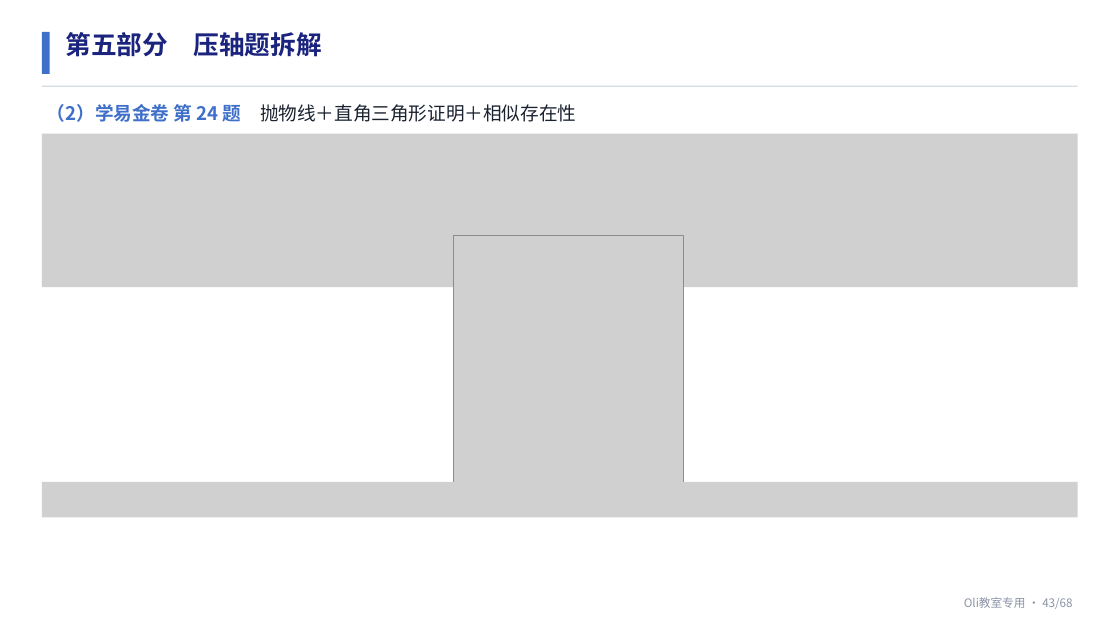
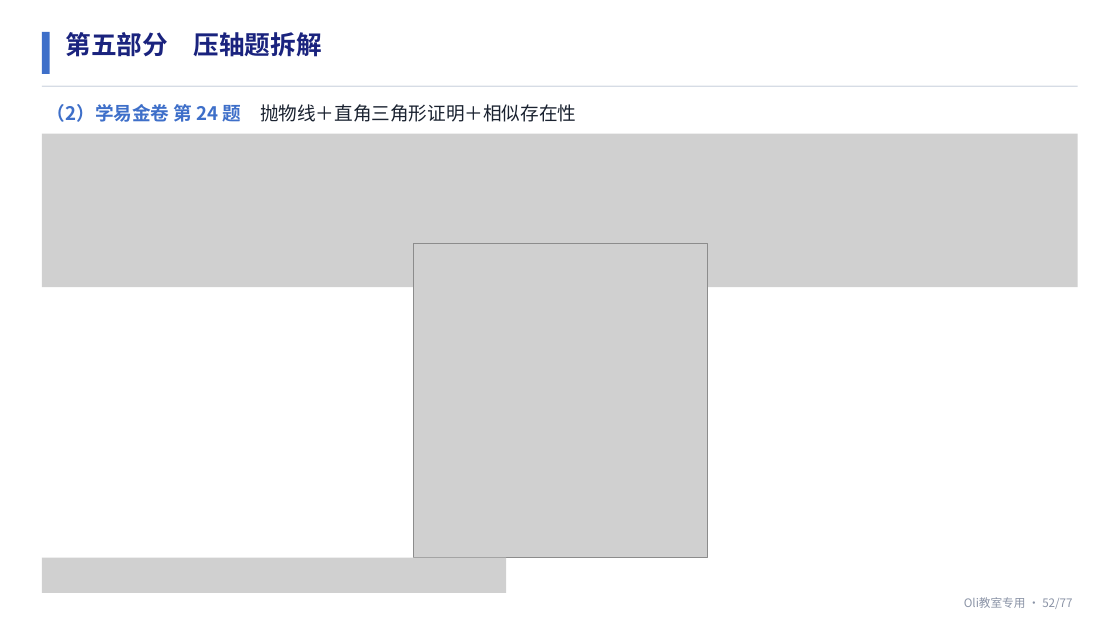
Before and after one commit to TiantianYeTTY/math-teaching-ppt, a slide deck: slide 52 of assets/九年级期中考点梳理教学课件_定稿参考.pptx (slide 43 before the commit). Drawn at 1120x630 pixels with LibreOffice and Linux fonts; fonts in the diff are those of the drawing; grey boxes stand for pictures. Boxes give left, top, right and bottom in pixels: in the first picture for what was removed or moved away, otherwise in the second. Text is boxed around its words. In the diff, an @@ line names an element or a change of style, - is before the commit and + after.

```diff
--- a/assets/九年级期中考点梳理教学课件_定稿参考.pptx
+++ b/assets/九年级期中考点梳理教学课件_定稿参考.pptx
@@ picture: place and size @@
-picture at [454, 235, 684, 481]
+picture at [413, 243, 707, 557]
@@ picture removed at [42, 482, 1078, 518] @@
@@ picture added at [42, 558, 507, 593] @@
@@ text at [964, 597, 1072, 609]: text changed @@
-Oli教室专用 · 43/68
+Oli教室专用 · 52/77
```
Also in this commit, not shown: 66 other slides changed, 10 slides added, 1 slide removed, 5 other files.
